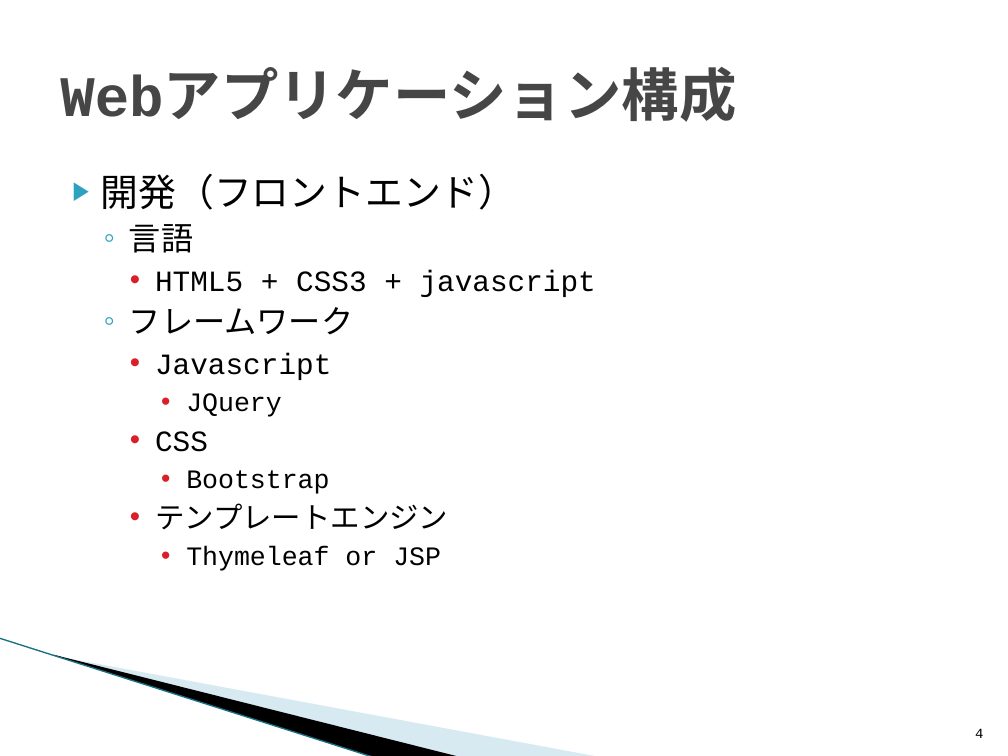
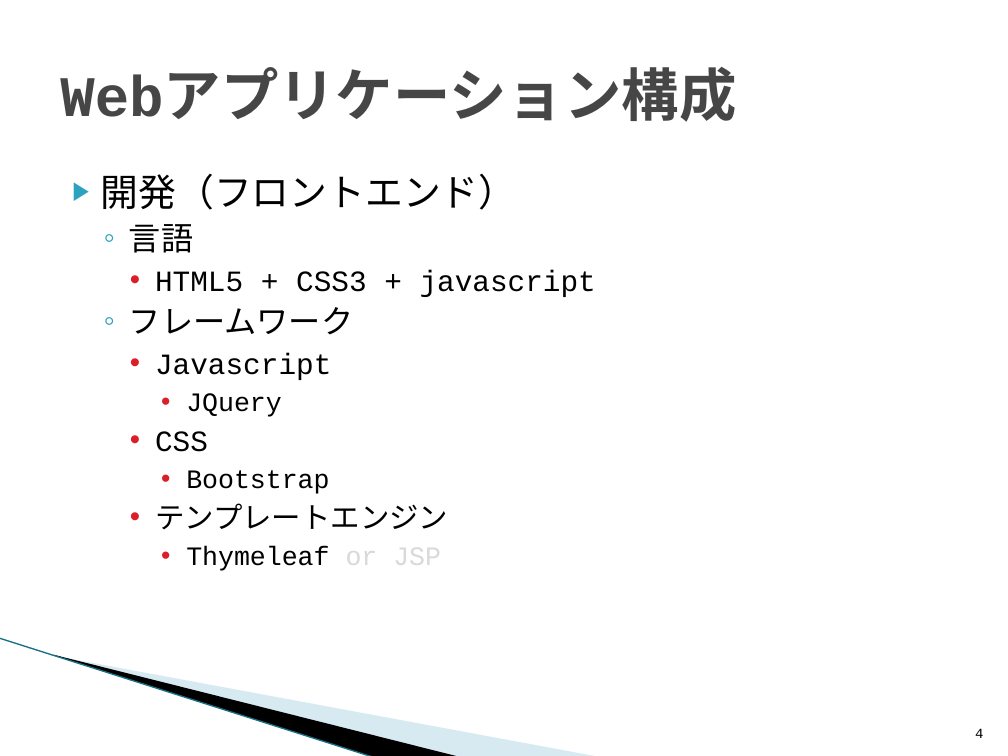
Before and after one commit to around7days/AppFreeMemo, a slide deck: slide 4 of Webアプリケーション構成.pptx. Drawn at 1008x756 pixels with LibreOffice and Linux fonts; fonts in the diff are those of the drawing; background and template pictures are left out. Boxes give left, top, right and bottom in pixels: in the first picture for what was removed or moved away, otherwise in the second. Text is boxed around its words. In the diff, an @@ line names an element or a change of style, - is before the commit and + after.

```diff
--- a/Webアプリケーション構成.pptx
+++ b/Webアプリケーション構成.pptx
@@ text at [186, 544, 441, 574]: text colour #000000 to #D9D9D9 in "or JSP" @@
```
Also in this commit, not shown: 1 other slide changed.
